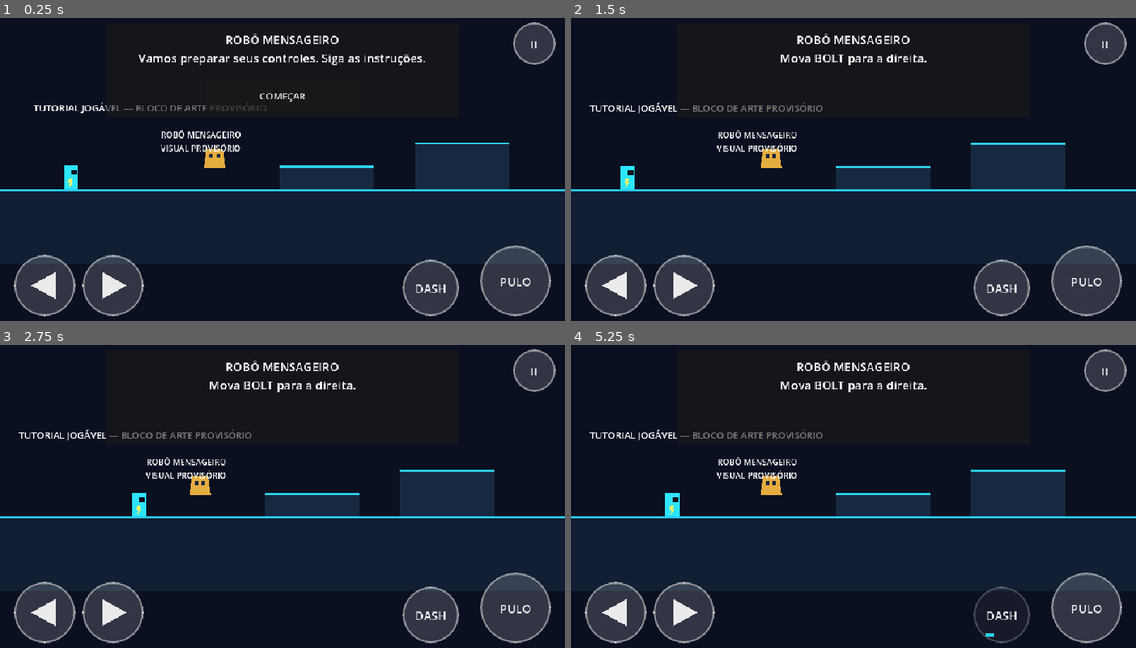
Above: before the commit, frames 1-4 (two rows, left to right).
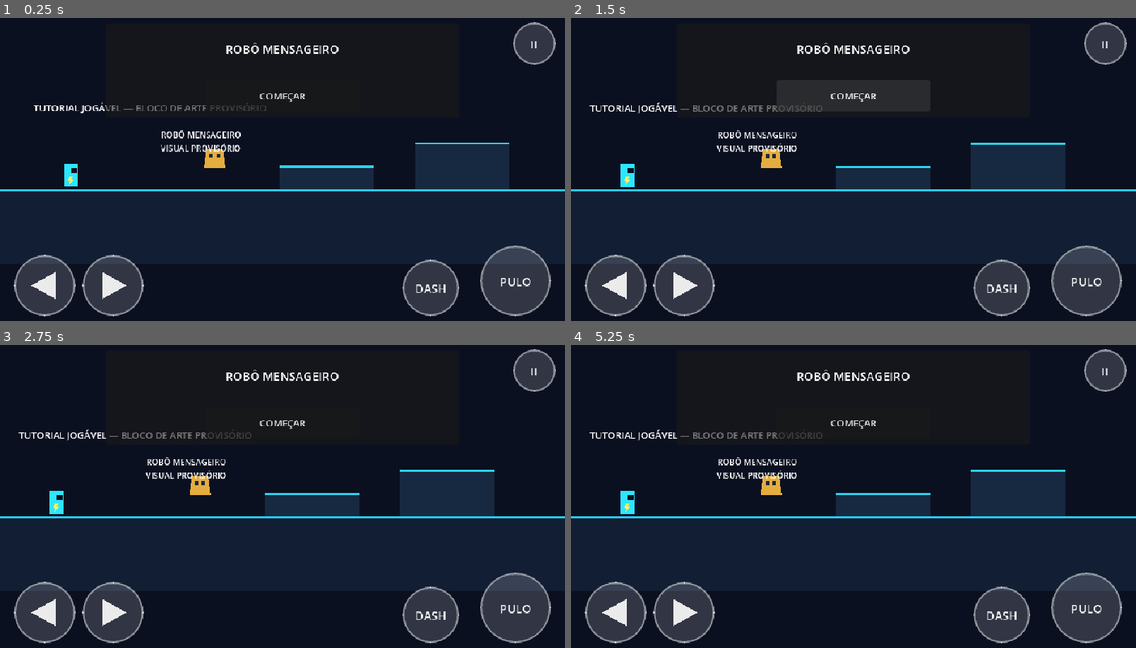
Above: after the commit, the same moments.

Repository: jyanzy19-yml/new-bolt-aventura
Game: Godot game, scene res://scenes/tutorial/tutorial.tscn
The game is run twice, just before and just after one commit, with the same random seed, the same clock (stepped at 60 frames per second) and the same inputs. This scene is started directly instead of the project's main scene.
Inputs (mouse positions are in pixels of both pictures, inside the frame that each line leads up to):
- Up to frame 1 (0.25 s): no input
- Up to frame 2 (1.5 s): click "COMEÇAR" at 0.5 s; click (853, 96) at 1.25 s, where only the run after the commit has a clickable "COMEÇAR"
- Up to frame 3 (2.75 s): tap Enter at 2 s; move the mouse to (406, 481) at 2.02 s; hold D (move_right) from 2.03 s (still down); tap J (attack) at 2.1 s; click (406, 481) at 2.17 s; tap Space (jump) at 2.27 s
- Up to frame 4 (5.25 s): release D (move_right) at 2.75 s; drag from (740, 514) to (825, 563) at 2.77 s; tap Space (jump) at 3.5 s; move the mouse to (910, 429) at 3.52 s; hold A (move_left) 3.53-4.25 s; tap E (interact) at 3.6 s; drag from (825, 563) to (684, 451) at 4.27 s; tap Enter at 5 s; move the mouse to (1023, 544) at 5.02 s; hold D (move_right) from 5.03 s (still down); tap Shift (dash) at 5.1 s

The runs differ from the first frame. In frame 1, 1.3% of the frame differs, in the area x 11-76%, y 5-57%; in frame 2, 1.1%; in frame 3, 1.4%; in frame 4, 2.8%, in the area x 8-82%, y 5-99%.
Error after the commit: Invalid access to property or key 'body_entered' on a base object of type 'null instance'. (res://scripts/tutorial/tutorial.gd:28)

Commit message:
feat: connect main menu to campaign opening

Diff:
--- a/scripts/tutorial/tutorial.gd
+++ b/scripts/tutorial/tutorial.gd
@@ -12,9 +12,9 @@
 @onready var _hud: Hud = %Hud
 @onready var _speech: Label = %SpeechLabel
 @onready var _start_button: Button = %StartButton
-@onready var _messenger: Node2D = %Messenger
 
 var _step: Step = Step.INTRO
+var _spawn_position: Vector2 = Vector2(96.0, -24.0)
 
 
 func _ready() -> void:
@@ -24,6 +24,8 @@
 	camera.limit_right = CAMERA_LIMITS.end.x
 	camera.limit_bottom = CAMERA_LIMITS.end.y
 	_hud.bind_player(_player)
+	_player.set_physics_process(false)
+	%KillZone.body_entered.connect(_on_kill_zone_body_entered)
 	_hud.set_restart_path("res://scenes/tutorial/tutorial.tscn")
 	_player.state_changed.connect(_on_player_state_changed)
 	_start_button.pressed.connect(_on_start_or_continue)
@@ -35,7 +37,12 @@
 		_set_step(Step.JUMP)
 
 
-func _on_player_state_changed(new_state: BoltPlayer.State) -> void:
+func _on_kill_zone_body_entered(body: Node2D) -> void:
+	if body == _player:
+		_player.respawn(_spawn_position)
+
+
+func _on_player_state_changed(new_state: int) -> void:
 	if _step == Step.JUMP and new_state == BoltPlayer.State.RISING:
 		_set_step(Step.DASH)
 	elif _step == Step.DASH and new_state == BoltPlayer.State.DASHING:
@@ -45,6 +52,7 @@
 func _on_start_or_continue() -> void:
 	if _step == Step.INTRO:
 		_start_button.visible = false
+		_player.set_physics_process(true)
 		_set_step(Step.MOVE)
 	elif _step == Step.COMPLETE:
 		_start_button.disabled = true
